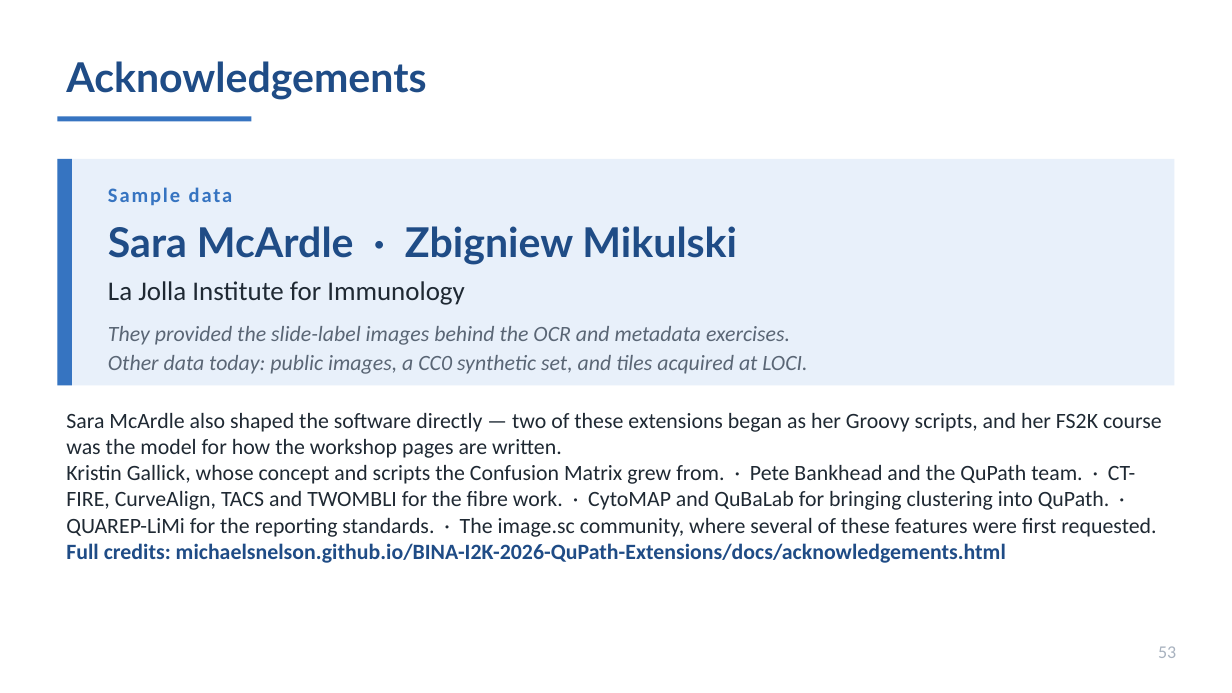
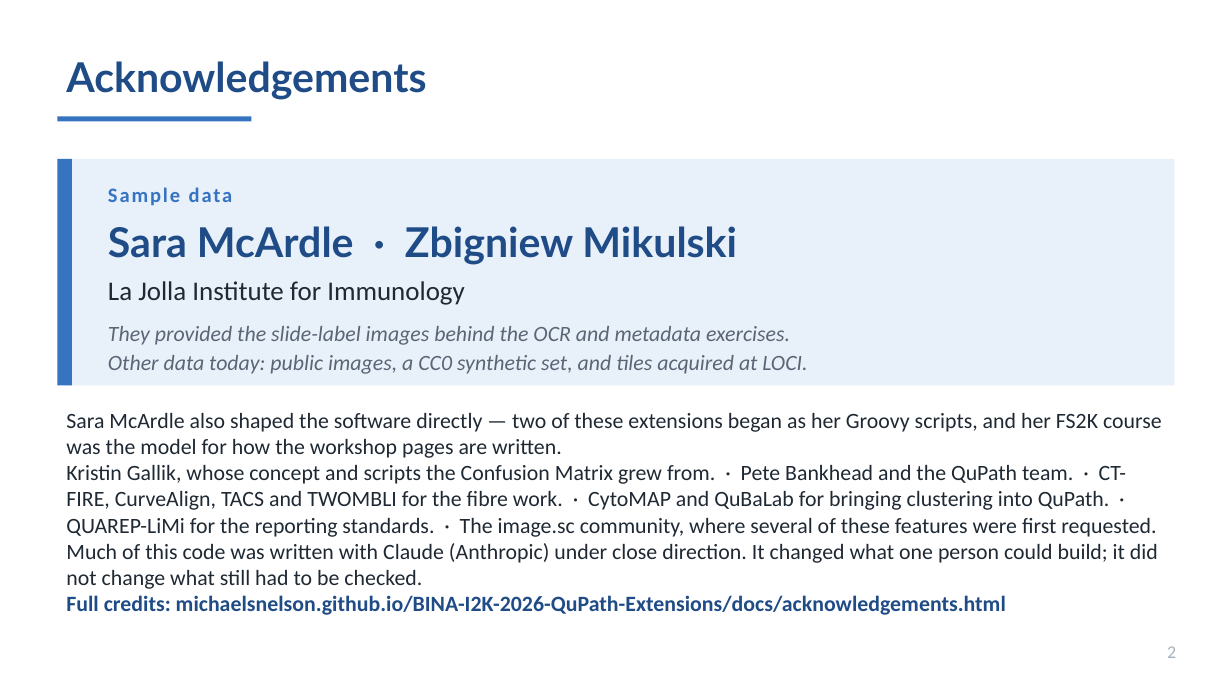
Before and after one commit to MichaelSNelson/BINA-I2K-2026-QuPath-Extensions, a slide deck: slide 2 of I2K_2026_QuPath_Extensions.pptx (slide 53 before the commit). Drawn at 1232x693 pixels with LibreOffice and Linux fonts; fonts in the diff are those of the drawing. Boxes give left, top, right and bottom in pixels: in the first picture for what was removed or moved away, otherwise in the second. Text is boxed around its words. In the diff, an @@ line names an element or a change of style, - is before the commit and + after.

```diff
--- a/I2K_2026_QuPath_Extensions.pptx
+++ b/I2K_2026_QuPath_Extensions.pptx
@@ text at bbox=[66, 413, 1162, 615]: text changed @@
-Sara McArdle also shaped the software directly — two of these extensions began as her Groovy scripts, and her FS2K course was the model for how the workshop pages are written.
-Kristin Gallick, whose concept and scripts the Confusion Matrix grew from. · Pete Bankhead and the QuPath team. · CT-FIRE, CurveAlign, TACS and TWOMBLI for the fibre work. · CytoMAP and QuBaLab for bringing clustering into QuPath. · QUAREP-LiMi for the reporting standards. · The image.sc community, where several of these features were first requested.
-Full credits: michaelsnelson.github.io/BINA-I2K-2026-QuPath-Extensions/docs/acknowledgements.html
+Sara McArdle also shaped the software directly — two of these extensions began as her Groovy scripts, and her FS2K course was the model for how the workshop pages are written.
+Kristin Gallik, whose concept and scripts the Confusion Matrix grew from. · Pete Bankhead and the QuPath team. · CT-FIRE, CurveAlign, TACS and TWOMBLI for the fibre work. · CytoMAP and QuBaLab for bringing clustering into QuPath. · QUAREP-LiMi for the reporting standards. · The image.sc community, where several of these features were first requested.
+Much of this code was written with Claude (Anthropic) under close direction. It changed what one person could build; it did not change what still had to be checked.
+Full credits: michaelsnelson.github.io/BINA-I2K-2026-QuPath-Extensions/docs/acknowledgements.html
@@ text at bbox=[1167, 646, 1176, 658]: text changed @@
-53
+2
```
Also in this commit, not shown: 41 other slides changed, 1 slide added, 11 slides removed, 4 other files.
